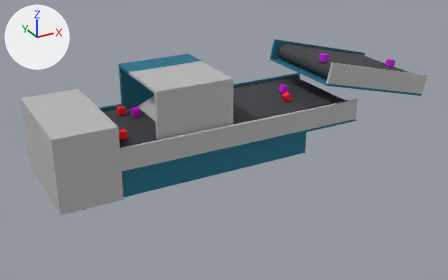
The FBX model Carcassonne-Unity/Assets/Game/machines/Models/optique.fbx, before and after one commit.
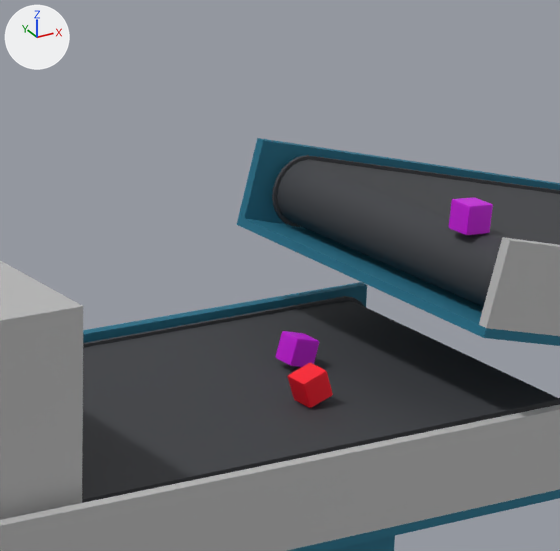
The first picture shows the older version from a camera (50 mm lens) standing at (-7.13, -14.12, 7.41) and looking at (0.56, -0.12, 0.41). The close-ups show both versions on the part from 48% to 77% of the width and 2% to 48% of the height of that picture; other places that the commit changed are outside them. The axes (+X, +Y, +Z) are drawn at upper left. The lights are the same throughout. Both versions are drawn at frame 243 of the action 'Take 001'; the numbers are the values there.

The first close-up shows 'base', 'cam_devant', 'convoyeur', 'convoyeur_trioptique', 'overband:pCylinder6', 'overband:polySurface2', 'pCube10', 'pCube3', 'pCube9', 'pCylinder6', 'polySurface2'.
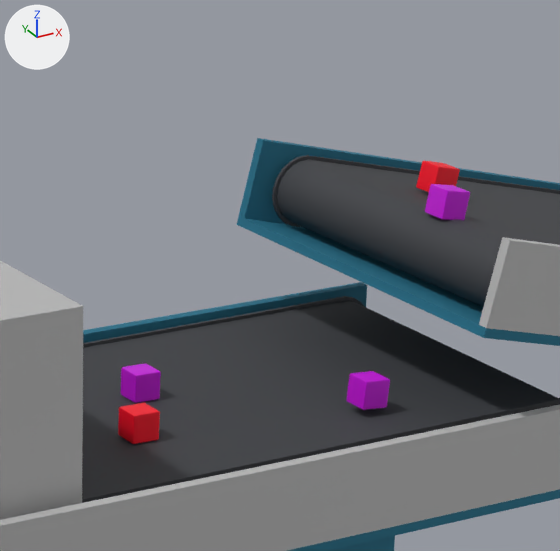
The change, as a diff of the scene's bpy script:
```diff
--- a/Carcassonne-Unity/Assets/Game/machines/Models/optique.fbx.py
+++ b/Carcassonne-Unity/Assets/Game/machines/Models/optique.fbx.py
@@ ob_pcube4 @@
 ob_pcube4.parent = ob_cubes
-ob_pcube4.location = (-419.5, 37.4, -13.72)
+ob_pcube4.location = (379.7, 255.1, -13.72)
 ob_pcube4.rotation_euler = (0.0, 0.0, -0.628)  # degrees (0, 0, -36)
@@ ob_pcube3 @@
 ob_pcube3.parent = ob_cubes
-ob_pcube3.location = (221.5, 159.1, 71.48)
-ob_pcube3.rotation_euler = (0.0, 0.0, 1.902)  # degrees (0, 0, 109)
+ob_pcube3.location = (92.71, 156.1, 71.48)
+ob_pcube3.rotation_euler = (0.0, 0.0, 1.549)  # degrees (0, 0, 89)
 ob_pcube3.scale = (0.193, 0.193, 0.193)
@@ ob_pcube10 @@
 ob_pcube10.parent = ob_cubes
-ob_pcube10.location = (254.5, 158.7, 7.426)
-ob_pcube10.rotation_euler = (0.0, 0.0, 1.311)  # degrees (0, 0, 75)
+ob_pcube10.location = (132.0, 156.0, 7.426)
+ob_pcube10.rotation_euler = (0.0, 0.0, 1.548)  # degrees (0, 0, 89)
 ob_pcube10.scale = (0.193, 0.193, 0.193)
@@ ob_pcube9 @@
 ob_pcube9.parent = ob_cubes
-ob_pcube9.location = (319.8, 265.7, 100.6)
+ob_pcube9.location = (246.5, 160.5, 100.6)
 ob_pcube9.rotation_euler = (0.0, 0.0, -0.0693)  # degrees (0, 0, -4)
@@ ob_pcube11 @@
 ob_pcube11.parent = ob_cubes
-ob_pcube11.location = (602.3, 199.4, 63.02)
+ob_pcube11.location = (329.7, 264.2, 63.02)
 ob_pcube11.rotation_euler = (0.0, 0.0, -0.228)  # degrees (0, 0, -13)
```

Where the change shows, as pixel boxes (x1, y1, x2, y2) in the close-ups (560 x 551 px):
'pCube3', moved, turned
    before: (287, 363, 333, 408)
    after: (118, 403, 160, 444)
'pCube9', moved
    before: (449, 197, 493, 235)
    after: (346, 371, 390, 410)
'pCube10', moved, turned
    before: (276, 331, 320, 367)
    after: (121, 363, 161, 403)
'pCube11', moved (not visible before)
    after: (425, 184, 470, 220)
'pCube4', moved (not visible before)
    after: (416, 161, 460, 192)
